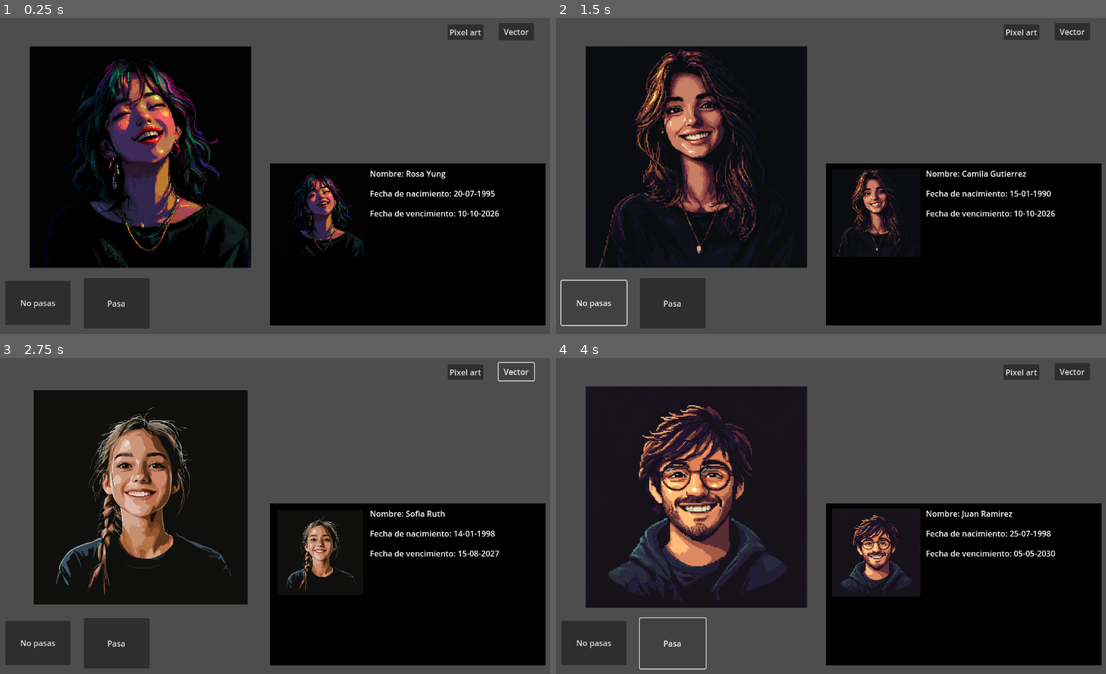
Above: before the commit, frames 1-4 (two rows, left to right).
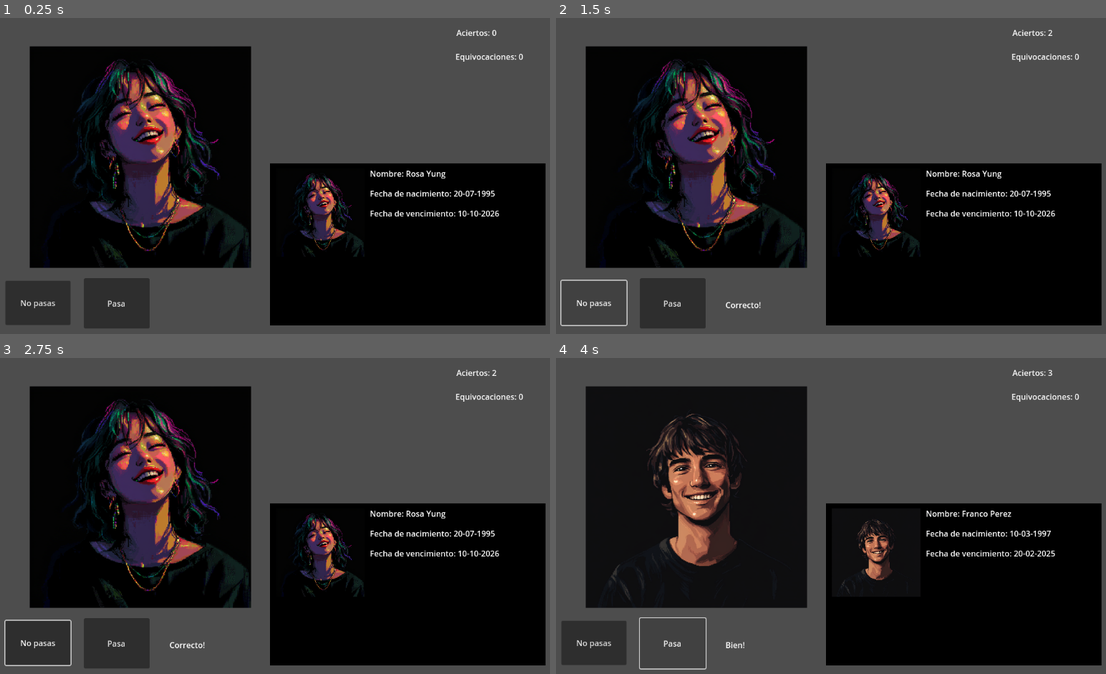
Above: after the commit, the same moments.

Repository: joacoague15/dni-en-mano
Game: Godot game, scene res://main_scene.tscn
The game is run twice, just before and just after one commit, with the same random seed, the same clock (stepped at 60 frames per second) and the same inputs.
Inputs (mouse positions are in pixels of both pictures, inside the frame that each line leads up to):
- Up to frame 1 (0.25 s): no input
- Up to frame 2 (1.5 s): click "Pasa" at 0.5 s; click "No pasas" at 1.25 s
- Up to frame 3 (2.75 s): click (517, 370) at 2 s, where only the run before the commit has a clickable "Vector"
- Up to frame 4 (4 s): click (1023, 370) at 2.75 s, where only the run before the commit has a clickable "Pixel art"; click "Pasa" at 3.5 s

The runs differ from the first frame. In frame 1, 0.8% of the frame differs, in the area x 81-98%, y 1-14%; in frame 2, 11%; in frame 3, 12%, in the area x 0-98%, y 1-98%; in frame 4, 10%.

Commit message:
Added correct and incorrect basic system labels display

Diff:
--- a/character_random_selector.gd
+++ b/character_random_selector.gd
@@ -1,37 +1,41 @@
 extends Node2D
 
 @onready var dni_information = $DNIInformation
+@onready var correct_label = $CorrectCharacterLabel
+@onready var incorrect_label = $IncorrectCharacterLabel
+@onready var result_label = $ResultLabel
 
-# Define the list of persons with their corresponding images
-var persons = []
-
-var pixel_art_persons = [
-	{"name": "Camila", "image": preload("res://characterImages/camila.webp"), "dni": {"name": "Camila Gutierrez", "born_date": "15-01-1990", "due_date": "10-10-2026", "document_photo": preload("res://characterImages/camila.webp")}},
-	{"name": "Franco", "image": preload("res://characterImages/franco.webp"), "dni": {"name": "Franco Perez", "born_date": "10-03-1997", "due_date": "20-02-2025", "document_photo": preload("res://characterImages/franco.webp")}},
-	{"name": "Victoria", "image": preload("res://characterImages/victoria.webp"), "dni": {"name": "Victoria Ramirez", "born_date": "25-07-1995", "due_date": "01-12-2028", "document_photo": preload("res://characterImages/victoria.webp")}},
-	{"name": "Juan", "image": preload("res://characterImages/juan.webp"), "dni": {"name": "Juan Ramirez", "born_date": "25-07-1998", "due_date": "05-05-2030", "document_photo": preload("res://characterImages/juan.webp")}},
-	{"name": "Lucas", "image": preload("res://characterImages/lucas.webp"), "dni": {"name": "Lucas Vitz", "born_date": "13-11-1997", "due_date": "14-09-2027", "document_photo": preload("res://characterImages/lucas.webp")}},
-	{"name": "Rosa", "image": preload("res://characterImages/rosa.webp"), "dni": {"name": "Rosa Yung", "born_date": "20-07-1995", "due_date": "10-10-2026", "document_photo": preload("res://characterImages/rosa.webp")}}
+var persons = [
+	{"name": "Camila", "image": preload("res://characterImages/camila.webp"), "problem": "due_date", "dni": {"name": "Camila Gutierrez", "born_date": "15-01-1990", "due_date": "10-05-2024", "document_photo": preload("res://characterImages/camila.webp")}},
+	{"name": "Franco", "image": preload("res://characterImages/franco.webp"), "problem": null, "dni": {"name": "Franco Perez", "born_date": "10-03-1997", "due_date": "20-02-2025", "document_photo": preload("res://characterImages/franco.webp")}},
+	{"name": "Victoria", "image": preload("res://characterImages/victoria.webp"), "problem": null, "dni": {"name": "Victoria Ramirez", "born_date": "25-07-1995", "due_date": "01-12-2028", "document_photo": preload("res://characterImages/victoria.webp")}},
+	{"name": "Juan", "image": preload("res://characterImages/juan.webp"), "problem": "born_date", "dni": {"name": "Juan Ramirez", "born_date": "25-07-2008", "due_date": "05-05-2030", "document_photo": preload("res://characterImages/juan.webp")}},
+	{"name": "Lucas", "image": preload("res://characterImages/lucas.webp"), "problem": "due_date", "dni": {"name": "Lucas Vitz", "born_date": "13-11-1997", "due_date": "14-03-2024", "document_photo": preload("res://characterImages/lucas.webp")}},
+	{"name": "Rosa", "image": preload("res://characterImages/rosa.webp"), "problem": null, "dni": {"name": "Rosa Yung", "born_date": "20-07-1995", "due_date": "10-10-2026", "document_photo": preload("res://characterImages/rosa.webp")}}
 ]
 
-var vector_persons = [
-		{"name": "Julieta", "image": preload("res://characterVectors/julieta.svg"), "dni": {"name": "Julieta Zuc", "born_date": "04-04-1992", "due_date": "05-05-2025", "document_photo": preload("res://characterVectors/julieta.svg")}},
-		{"name": "Marcos", "image": preload("res://characterVectors/marcos.svg"), "dni": {"name": "Marcos Miller", "born_date": "12-06-1989", "due_date": "15-08-2029", "document_photo": preload("res://characterVectors/marcos.svg")}},
-		{"name": "Sofia", "image": preload("res://characterVectors/sofia.svg"), "dni": {"name": "Sofia Ruth", "born_date": "14-01-1998", "due_date": "15-08-2027", "document_photo": preload("res://characterVectors/sofia.svg")}}
-	]
+var current_videogame_date = "23-08-2024"
 
 var selected_index = -1
+var previous_index = -1
+
+var correct_characters = 0
+var incorrect_characters = 0
 
 func _ready():
-	persons = pixel_art_persons
 	select_random_person()
+	update_correct_incorrect_count()
 
 func select_random_person():
 	if persons.size() == 0:
 		print("No more persons available.")
 		$CharacterSprite.visible = false
 		return
-	selected_index = randi() % persons.size()
+
+	while selected_index == previous_index:
+		selected_index = randi() % persons.size()
+
+	previous_index = selected_index
 	var selected_person = persons[selected_index]
 	dni_information.display_person_dni(selected_person["dni"])
 	update_person_image()
@@ -45,25 +49,40 @@
 		$CharacterSprite.visible = false
 		print("No valid person or list is empty.")
 
+func update_correct_incorrect_count():
+	correct_label.text = "Aciertos: %d" % correct_characters
+	incorrect_label.text = "Equivocaciones: %d" % incorrect_characters
+
+func update_result_message(result_message):
+	result_label.text = result_message
+
 func _on_accept_button_pressed():
+	var selected_person = persons[selected_index]
+	handle_accept_reject(selected_person["problem"], true)
+	dni_information.display_person_dni(selected_person["dni"])
 	select_random_person()
-	if selected_index != -1:
-		var selected_person = persons[selected_index]
-		dni_information.display_person_dni(selected_person["dni"])
 
 func _on_reject_button_pressed():
-	select_random_person()
-	if selected_index != -1:
-		var selected_person = persons[selected_index]
-		dni_information.display_person_dni(selected_person["dni"])
-
-func change_persons_list(new_list):
-	persons = new_list
+	var selected_person = persons[selected_index]
+	handle_accept_reject(selected_person["problem"], false)
+	dni_information.display_person_dni(selected_person["dni"])
 	select_random_person()
 
-func _on_change_to_vector_button_pressed():
-	change_persons_list(vector_persons)
-
-
-func _on_change_to_pixel_art_button_pressed():
-	change_persons_list(pixel_art_persons)
+func handle_accept_reject(problem, wasAccepted):
+	var result_message = ""
+	if problem in ["due_date", "born_date"]:
+		if wasAccepted:
+			result_message = "El DNI estaba vencido" if problem == "due_date" else "El personaje no era mayor de edad"
+			incorrect_characters += 1
+		else:
+			result_message = "Correcto!"
+			correct_characters += 1
+	else:
+		if not problem and not wasAccepted:
+			result_message = "El DNI estaba correcto"
+			incorrect_characters += 1
+		elif not problem and wasAccepted:
+			result_message = "Bien!"
+			correct_characters += 1
+	update_correct_incorrect_count()
+	update_result_message(result_message)
--- a/main_scene.tscn
+++ b/main_scene.tscn
@@ -70,21 +70,23 @@
 position = Vector2(100, 100)
 scale = Vector2(0.2, 0.2)
 
-[node name="ChangeToVectorButton" type="Button" parent="."]
-offset_left = 440.0
-offset_top = -320.0
-offset_right = 511.0
-offset_bottom = -285.0
-text = "Vector"
+[node name="CorrectCharacterLabel" type="Label" parent="."]
+offset_left = 355.0
+offset_top = -312.0
+offset_right = 395.0
+offset_bottom = -289.0
 
-[node name="ChangeToPixelArtButton" type="Button" parent="."]
-offset_left = 337.0
-offset_top = -317.0
-offset_right = 409.0
-offset_bottom = -286.0
-text = "Pixel art"
+[node name="IncorrectCharacterLabel" type="Label" parent="."]
+offset_left = 353.0
+offset_top = -264.0
+offset_right = 393.0
+offset_bottom = -241.0
+
+[node name="ResultLabel" type="Label" parent="."]
+offset_left = -222.0
+offset_top = 235.0
+offset_right = -182.0
+offset_bottom = 258.0
 
 [connection signal="pressed" from="AcceptButton" to="." method="_on_accept_button_pressed"]
 [connection signal="pressed" from="RejectButton" to="." method="_on_reject_button_pressed"]
-[connection signal="pressed" from="ChangeToVectorButton" to="." method="_on_change_to_vector_button_pressed"]
-[connection signal="pressed" from="ChangeToPixelArtButton" to="." method="_on_change_to_pixel_art_button_pressed"]
